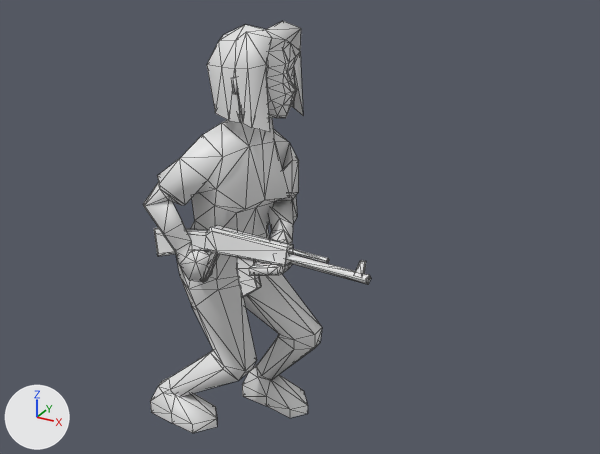
The OBJ model Res/player_female/player_female_rolling_0.obj as it was, and as the next commit left it.
Before and after are seen from a camera (50 mm lens) standing at (1.551, -2.231, 1.931) and looking at (0.283, 0.076, 0.777). Every picture has the same lights, and +X, +Y and +Z are marked at lower left. Mesh edges are drawn as thin lines. Where no turn or scale is listed for an object, it has been applied to the vertices. Vertices at the same position are counted once.

The scene before the commit, as lines of its bpy script (objects in view):
```python
me_human_female = bpy.data.meshes.new('Human.Female')
me_human_female.from_pydata(...)  # 547 vertices, 1038 faces; spans x -0.233..0.666, y -0.305..0.197, z -0.013..1.465
ob_human_female = bpy.data.objects.new('Human.Female', me_human_female)
ob_human_female.location = (0.0, 0.0, 0.0)
```
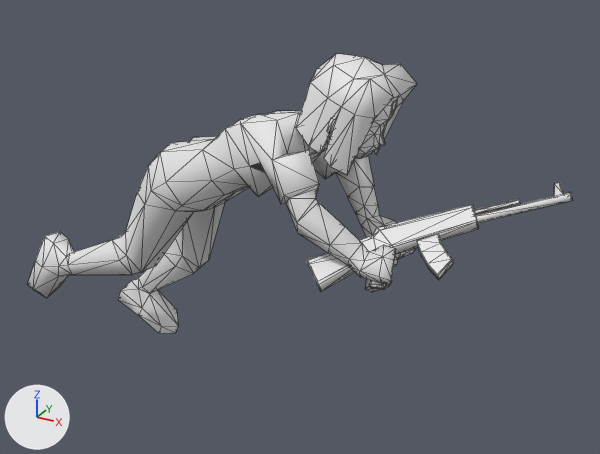
What differs and where, as boxes [x1, y1, x2, y2] in the pictures (600 x 454 px; the box of a moved part takes in the faces that stretch with it):
```json
{"object": "Human.Female", "change": "reshaped", "before": [143, 21, 371, 433], "after": [28, 54, 573, 333], "on screen": "138% wider, 32% shorter"}
{"part": 1, "of": "me_human_female", "change": "moved or reshaped", "before": [231, 77, 239, 94], "after": [327, 117, 337, 134]}
{"part": 2, "of": "me_human_female", "change": "moved or reshaped", "before": [154, 225, 293, 266], "after": [306, 204, 479, 291]}
{"part": 3, "of": "me_human_female", "change": "moved or reshaped", "before": [203, 251, 219, 283], "after": [369, 280, 386, 290]}
{"part": 4, "of": "me_human_female", "change": "moved or reshaped", "before": [289, 248, 329, 263], "after": [474, 199, 520, 214]}
{"part": 5, "of": "me_human_female", "change": "moved or reshaped", "before": [287, 253, 371, 284], "after": [476, 192, 573, 223]}
{"part": 6, "of": "me_human_female", "change": "moved or reshaped", "before": [236, 257, 261, 297], "after": [417, 235, 454, 280]}
{"part": 7, "of": "me_human_female", "change": "moved or reshaped", "before": [355, 260, 366, 276], "after": [554, 183, 564, 196]}
{"part": 8, "of": "me_human_female", "change": "rebuilt", "before": [143, 21, 322, 433], "after": [28, 54, 417, 333], "on screen": "117% wider, 32% shorter"}
```

The change, as JSON lines over the scene's bpy script:
```json
{"block": "me_human_female", "where": "# used by ob_human_female; location = (0.0, 0.0, 0.0)"}
{"op": "remove", "block": "me_human_female", "code": "me_human_female.from_pydata(...)  # 547 vertices, 1038 faces; spans x -0.233..0.666, y -0.305..0.197, z -0.013..1.465"}
{"op": "add", "block": "me_human_female", "code": "me_human_female.from_pydata(...)  # 556 vertices, 1038 faces; spans x -0.776..1.169, y -0.312..0.319, z 0.163..1.405"}
{"block": "me_human_female", "change": "me_human_female part 1: the loose piece of 8 vertices spanning x 0.155..0.197, y -0.133..-0.079, z 1.269..1.336 is multiplied about its middle by the matrix ((0.92, 0.017, 0.439), (0.01, 1.018, -0.06), (-0.44, 0.058, 0.919)), then moved by (0.33, 0.006, -0.084)"}
{"block": "me_human_female", "change": "me_human_female part 2: the loose piece of 48 vertices spanning x -0.124..0.392, y -0.228..-0.162, z 0.697..0.847 is multiplied about its middle by the matrix ((0.853, -0.107, -0.511), (0.434, 0.691, 0.578), (0.291, -0.715, 0.636)), then moved by (0.584, 0.047, 0.115)"}
{"block": "me_human_female", "change": "me_human_female part 3: the loose piece of 24 vertices spanning x 0.046..0.131, y -0.229..-0.187, z 0.646..0.765 is multiplied about its middle by the matrix ((0.853, -0.107, -0.511), (0.434, 0.691, 0.578), (0.291, -0.715, 0.636)), then moved by (0.625, -0.007, 0.135)"}
{"block": "me_human_female", "change": "me_human_female part 4: the loose piece of 12 vertices spanning x 0.377..0.525, y -0.195..-0.179, z 0.81..0.83 is multiplied about its middle by the matrix ((0.853, -0.107, -0.511), (0.434, 0.691, 0.578), (0.291, -0.715, 0.636)), then moved by (0.511, 0.21, 0.185)"}
{"block": "me_human_female", "change": "me_human_female part 5: the loose piece of 13 vertices spanning x 0.378..0.666, y -0.208..-0.176, z 0.775..0.812 is multiplied about its middle by the matrix ((0.853, -0.107, -0.511), (0.434, 0.691, 0.578), (0.291, -0.715, 0.636)), then moved by (0.515, 0.227, 0.219)"}
{"block": "me_human_female", "change": "me_human_female part 6: the loose piece of 40 vertices spanning x 0.207..0.293, y -0.234..-0.183, z 0.634..0.773 is multiplied about its middle by the matrix ((0.853, -0.107, -0.511), (0.434, 0.691, 0.578), (0.291, -0.715, 0.636)), then moved by (0.603, 0.062, 0.184)"}
{"block": "me_human_female", "change": "me_human_female part 7: the loose piece of 8 vertices spanning x 0.618..0.648, y -0.2..-0.177, z 0.791..0.843 is multiplied about its middle by the matrix ((0.853, -0.107, -0.511), (0.433, 0.691, 0.578), (0.291, -0.715, 0.636)), then moved by (0.486, 0.287, 0.239)"}
{"block": "me_human_female", "change": "me_human_female part 8: the loose piece of 386 vertices spanning x -0.233..0.388, y -0.305..0.197, z -0.013..1.465 is rebuilt with 395 vertices and now spans x -0.776..0.764, y -0.308..0.319, z 0.163..1.405"}
```
